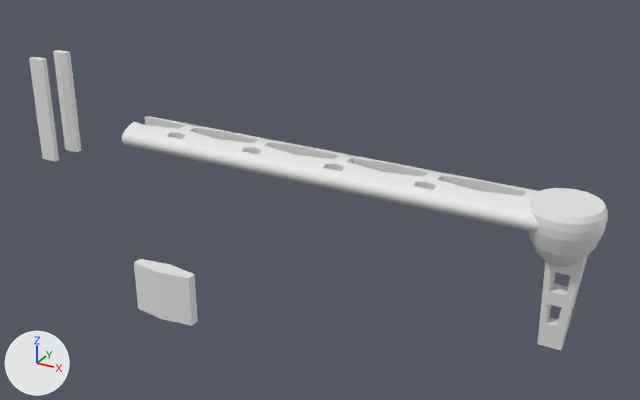
Before and after pictures for a commit that changed the Blender file arm.blend.
Both versions are drawn from a camera (50 mm lens) standing at (8.6, -25.9, 13.7) and looking at (-4.5, -1.9, 1.8). Lighting does not change. The marker at lower left points along +X, +Y and +Z.

Objects in the first picture: 'Arm Cylinder', 'Cylinder.001', 'Hexagonal Cutout Tool', 'Motor Holder and Leg'.
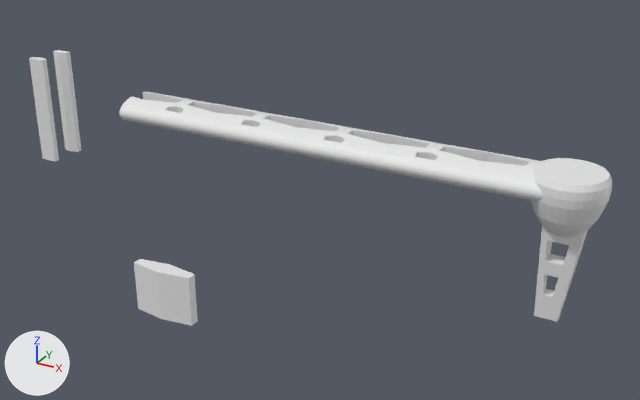
Patch to the scene script:
```diff
--- a/arm.blend.py
+++ b/arm.blend.py
@@ me_cylinder_001 @@
 me_cylinder_001.from_pydata(...)  # 2328 vertices, 2068 faces; spans x -1.11..1.11, y -1.11..1.11, z -3.75..0.89
 # used by ob_motor_holder_and_leg; location = (3.78, -2.84, 2.94)
+# me_cylinder_001 part 1: all 8 vertices in x -0.15..0.26, y -0.27..0.2, z -2.93..-2.26 are moved by (-0.2, 0.0, 0.0)
+# me_cylinder_001 part 2: all 6 vertices in x -0.15..0.34, y -0.34..0.28, z -1.83..-1.16 are moved by (-0.2, 0.0, 0.0)
+# me_cylinder_001 part 3: all 4 vertices in x -0.34..0.35, y -0.16..0.1, z -3.75 are moved by (-0.2, 0.0, 0.0)
+# me_cylinder_001 part 4: the 1 vertex in x -0.34, y -0.38, z -0.67 is moved by (-0.2, 0.0, 0.0)
@@ ob_arm_cylinder @@
 ob_arm_cylinder = bpy.data.objects.new('Arm Cylinder', me_cylinder)
-ob_arm_cylinder.location = (-3.87, -2.84, 3.37)
+ob_arm_cylinder.location = (-3.87, -2.84, 4.29)
 ob_arm_cylinder.rotation_euler = (0.0, 1.571, 0.0)  # degrees (0, 90, 0)
@@ ob_motor_holder_and_leg @@
 ob_motor_holder_and_leg = bpy.data.objects.new('Motor Holder and Leg', me_cylinder_001)
-ob_motor_holder_and_leg.location = (3.78, -2.84, 2.94)
+ob_motor_holder_and_leg.location = (3.78, -2.84, 3.86)
```

Where the change shows, as pixel boxes [x1, y1, x2, y2] in the pictures (640 x 400 px; the box of a moved part takes in the faces that stretch with it):
'Arm Cylinder', moved
    before: [122, 116, 555, 231]
    after: [119, 92, 562, 201]
'Motor Holder and Leg', reshaped, moved
    before: [528, 188, 608, 350]
    after: [531, 158, 612, 322]
part 1 of me_cylinder_001, moved or reshaped
    before: [546, 304, 558, 326]
    after: [542, 275, 554, 297]
part 2 of me_cylinder_001, moved or reshaped
    before: [549, 271, 568, 295]
    after: [545, 241, 565, 265]
part 3 of me_cylinder_001, moved or reshaped
    before: [538, 291, 566, 342]
    after: [534, 261, 563, 314]
part 4 of me_cylinder_001, moved or reshaped
    before: [538, 261, 580, 339]
    after: [534, 225, 578, 313]
